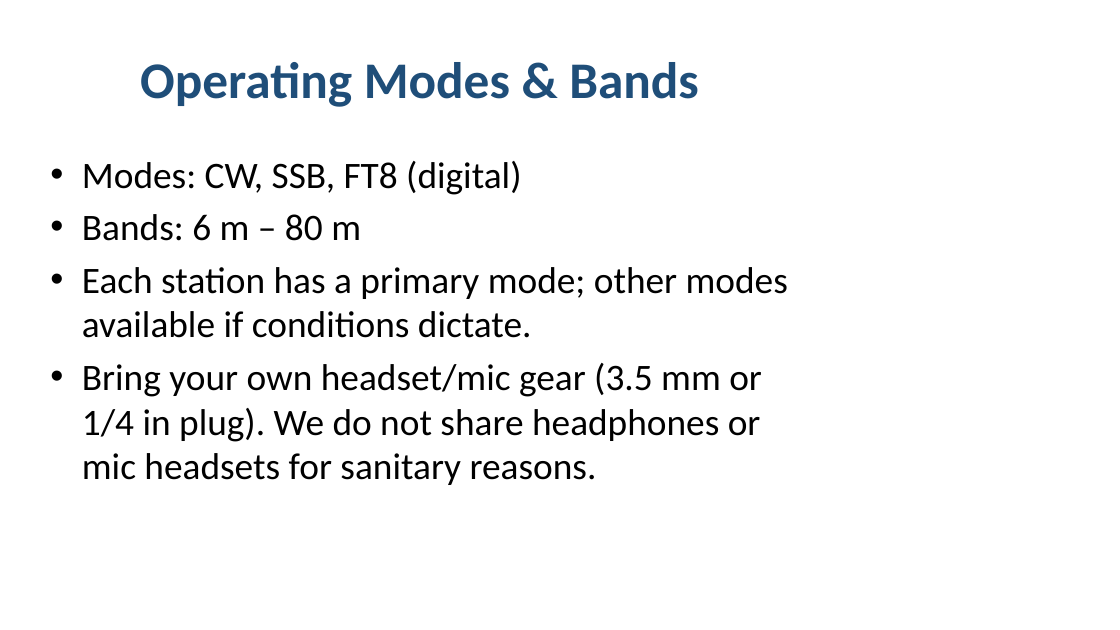
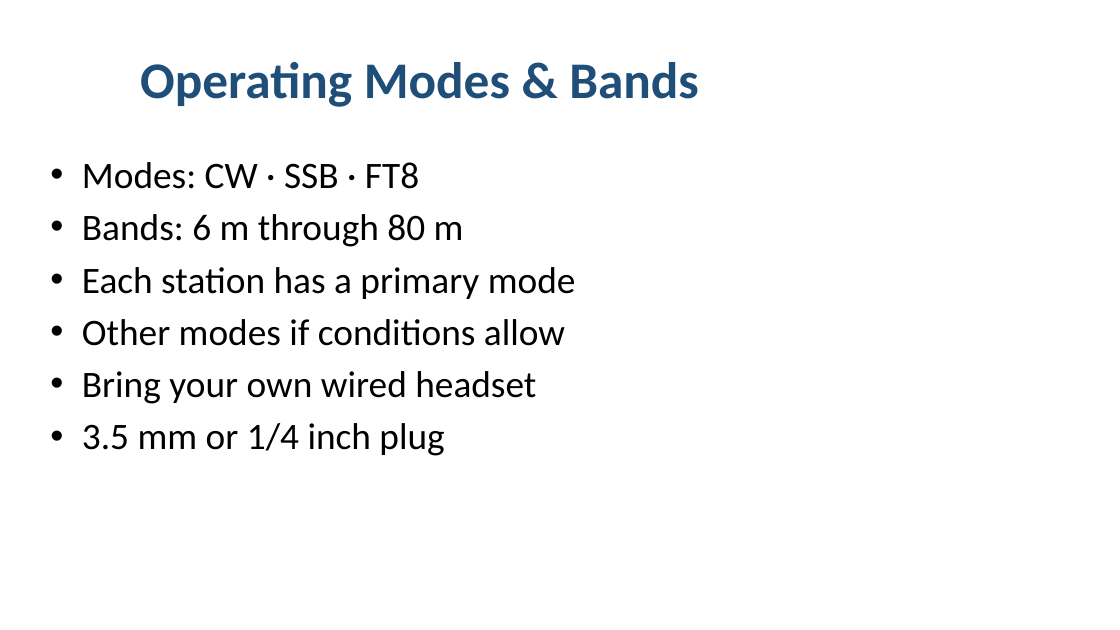
Before and after one commit to ny4i/pinellas-field-day, a slide deck: slide 6 of site-setup/2026-field-day-presentation.pptx (slide 5 before the commit). Drawn at 1120x630 pixels with LibreOffice and Linux fonts; fonts in the diff are those of the drawing. Boxes give left, top, right and bottom in pixels: in the first picture for what was removed or moved away, otherwise in the second. Text is boxed around its words. In the diff, an @@ line names an element or a change of style, - is before the commit and + after.

Commit message:
Presentation: rewrite to 7x7 rule (23 slides) + structural fix
Per feedback, slides were overflowing because bullets ran 15+ words. Each
bullet now ~5-7 words; dense content split across more slides. Slide count:
15 → 23.

Splits:
- Stations: one slide each (K4 / K3S / K3-CW / VHF / Satellite)
- Schedule split out from When & Where
- Logging Network split into Overview + Pi 400 Services
- Meals split into Saturday / Sunday / Meal Signup
- Visitors and Members get their own slides

Structural fix: refactored add_bullets() to avoid text_frame.clear() and
instead overwrite the first paragraph in place. text_frame.clear() has
historically produced files PowerPoint flags for repair in some cases.

Validation: round-trip parse by python-pptx clean (0 empty paragraphs);
slide XML well-formed; zip structure has all 23 slides plus rels.

```diff
--- a/site-setup/2026-field-day-presentation.pptx
+++ b/site-setup/2026-field-day-presentation.pptx
@@ text at box(82, 162, 576, 456): text changed @@
-• Modes: CW, SSB, FT8 (digital)
-• Bands: 6 m – 80 m
-• Each station has a primary mode; other modes available if conditions dictate.
-• Bring your own headset/mic gear (3.5 mm or 1/4 in plug). We do not share headphones or mic headsets for sanitary reasons.
+• Modes: CW · SSB · FT8
+• Bands: 6 m through 80 m
+• Each station has a primary mode
+• Other modes if conditions allow
+• Bring your own wired headset
+• 3.5 mm or 1/4 inch plug
```
Also in this commit, not shown: 14 other slides changed, 8 slides added, 1 other file.
